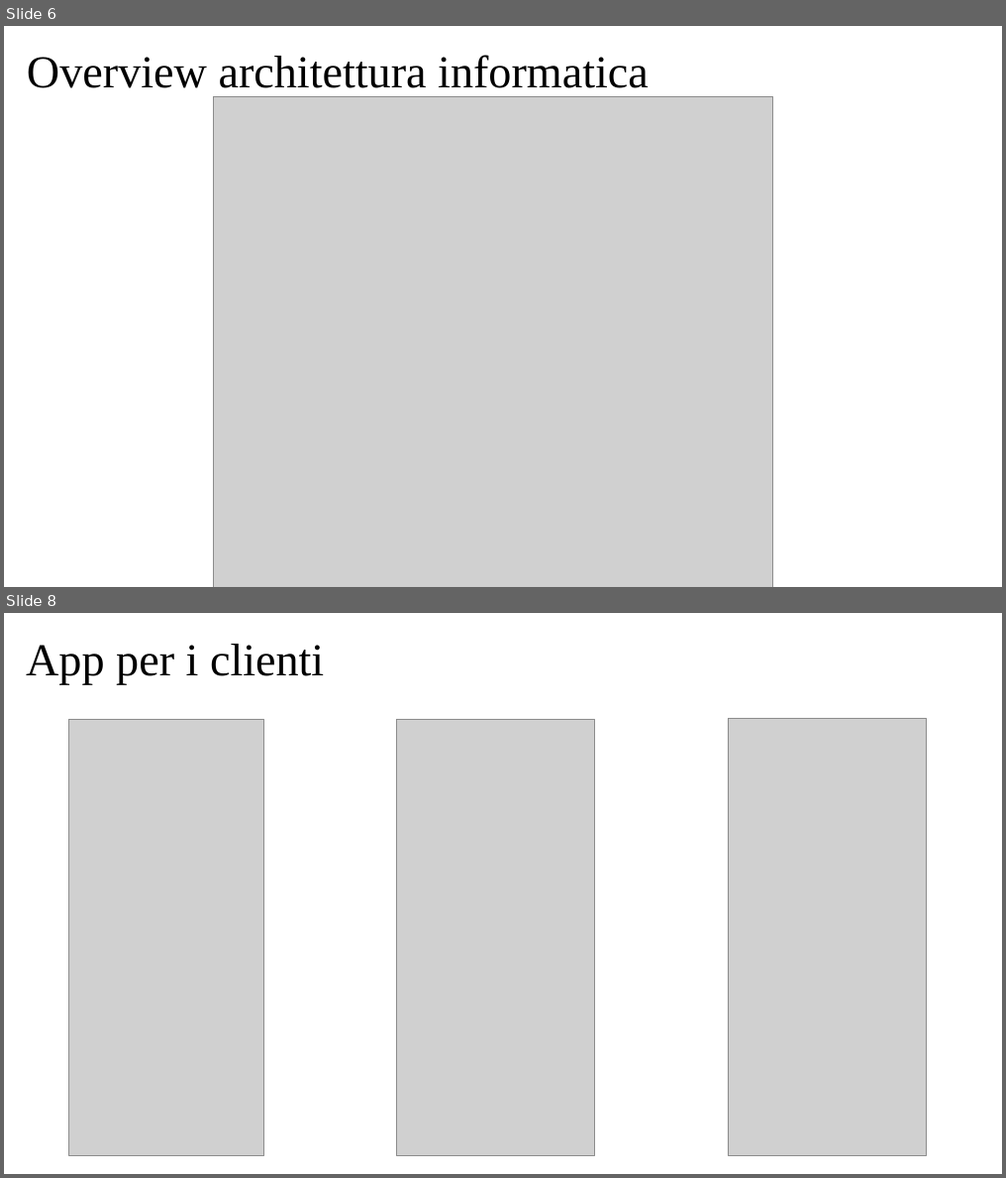
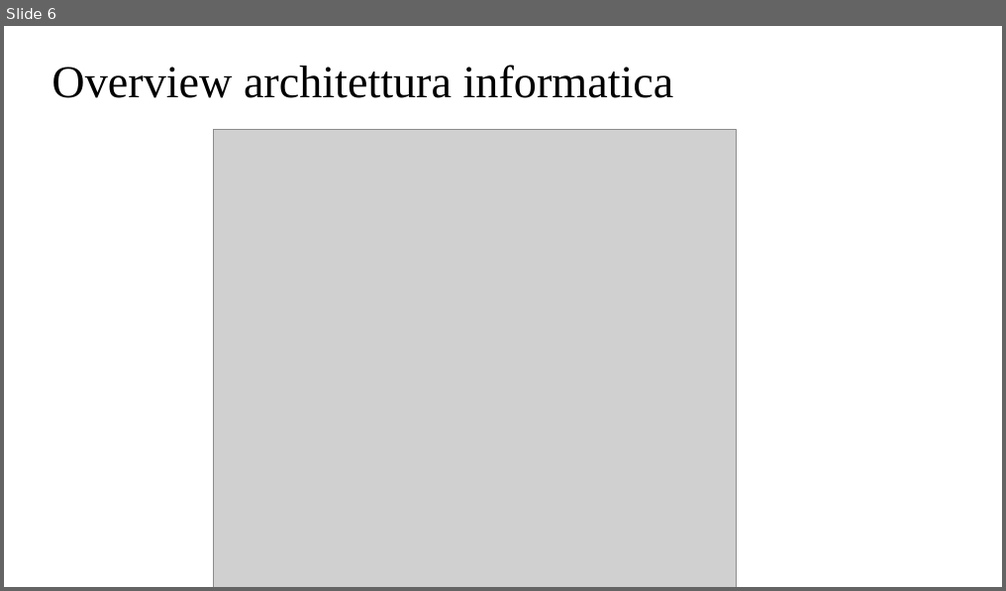
Before and after one commit to davidecolussi/Tesi, a slide deck: presentazione/Colussi_Davide_Presentazione.pptx. Shown one above the other, each under a label of ours: slides 6 and 8 before the commit, slide 6 after it; the slides between them are not shown. The pictures are 1006x1178 and 1006x591 pixels, drawn with LibreOffice and Linux fonts; fonts in the diff are those of the drawing; grey boxes stand for pictures. Boxes give left, top, right and bottom in pixels: in the first picture for what was removed or moved away, otherwise in the second. Text is boxed around its words. In the diff, an @@ line names an element or a change of style, - is before the commit and + after.

```diff
--- a/presentazione/Colussi_Davide_Presentazione.pptx
+++ b/presentazione/Colussi_Davide_Presentazione.pptx
@@ slide 8 removed at <box>4,613,1002,1174</box>, background #FFFFFF @@
@@ title removed at <box>26,644,324,684</box> @@
-App per i clienti
@@ picture removed at <box>68,720,263,1156</box> @@
@@ picture removed at <box>397,720,595,1156</box> @@
@@ picture removed at <box>728,719,927,1156</box> @@
@@ slide 6 changed as well @@
@@ title "Overview architettura informatica" rewrapped from <box>27,55,648,97</box> to <box>52,65,674,98</box> @@
@@ picture: place and size @@
-picture at <box>213,96,773,587</box>
+picture at <box>213,129,736,587</box>
```
Also in this commit, not shown: 5 other slides changed, 4 slides added, 4 other slides removed.
